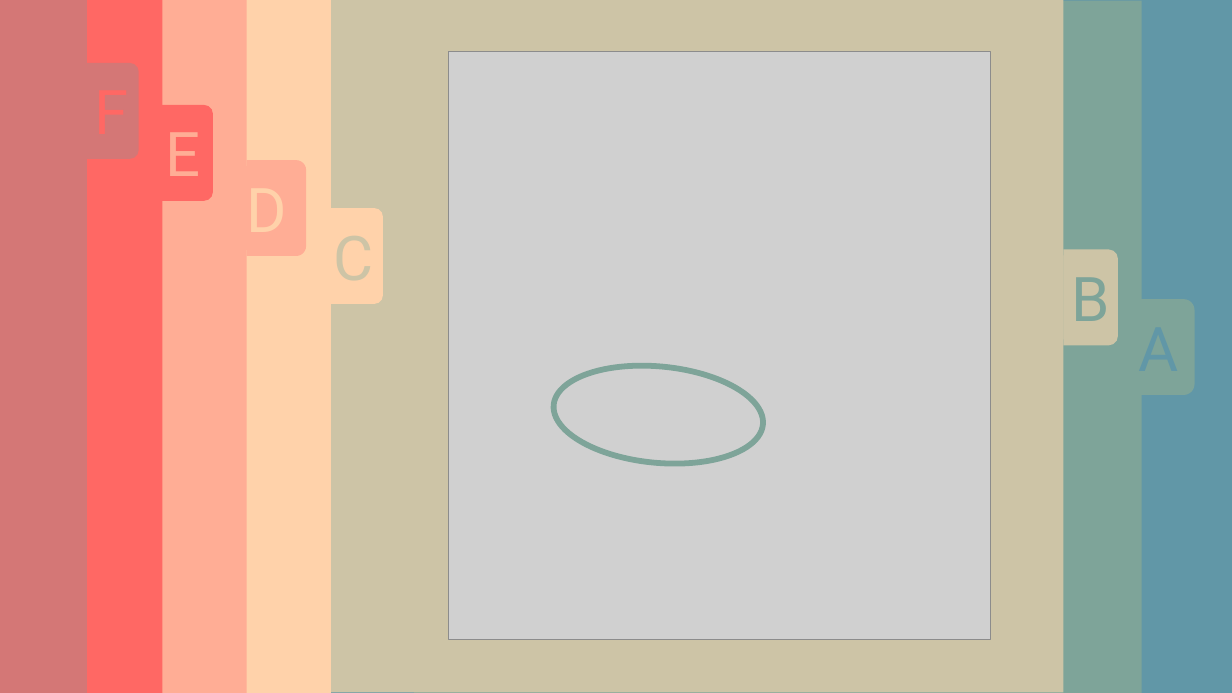
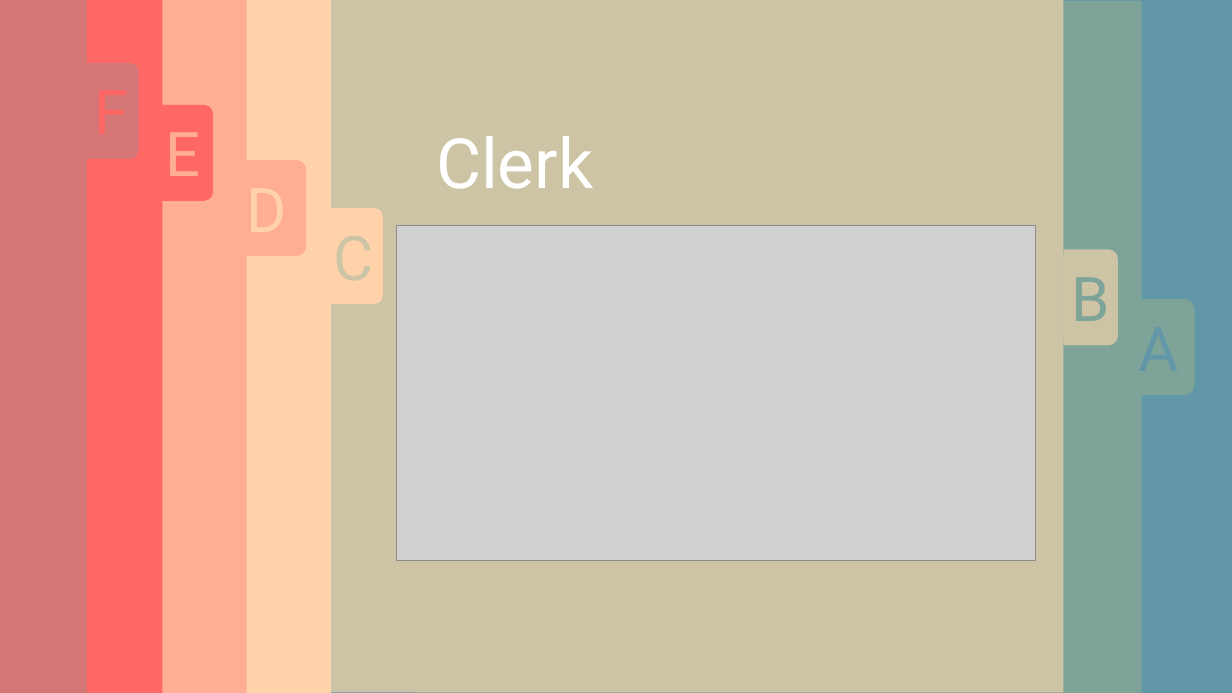
Before and after one commit to deden3791/L4Project, a slide deck: slide 16 of presentation/PresentationSlides.pptx (slide 6 before the commit). Drawn at 1232x693 pixels with LibreOffice and Linux fonts; fonts in the diff are those of the drawing; grey boxes stand for pictures. Boxes give left, top, right and bottom in pixels: in the first picture for what was removed or moved away, otherwise in the second. Text is boxed around its words. In the diff, an @@ line names an element or a change of style, - is before the commit and + after.

```diff
--- a/presentation/PresentationSlides.pptx
+++ b/presentation/PresentationSlides.pptx
@@ text added at bbox=[436, 136, 593, 189], 54 pt, text #FFFFFF @@
+Clerk
@@ picture: place and size @@
-picture at bbox=[449, 52, 991, 640]
+picture at bbox=[396, 226, 1035, 561]
@@ ellipse removed at bbox=[550, 357, 767, 473] @@
```
Also in this commit, not shown: 19 other slides changed, 5 slides added, 4 slides removed, 4 other files.
